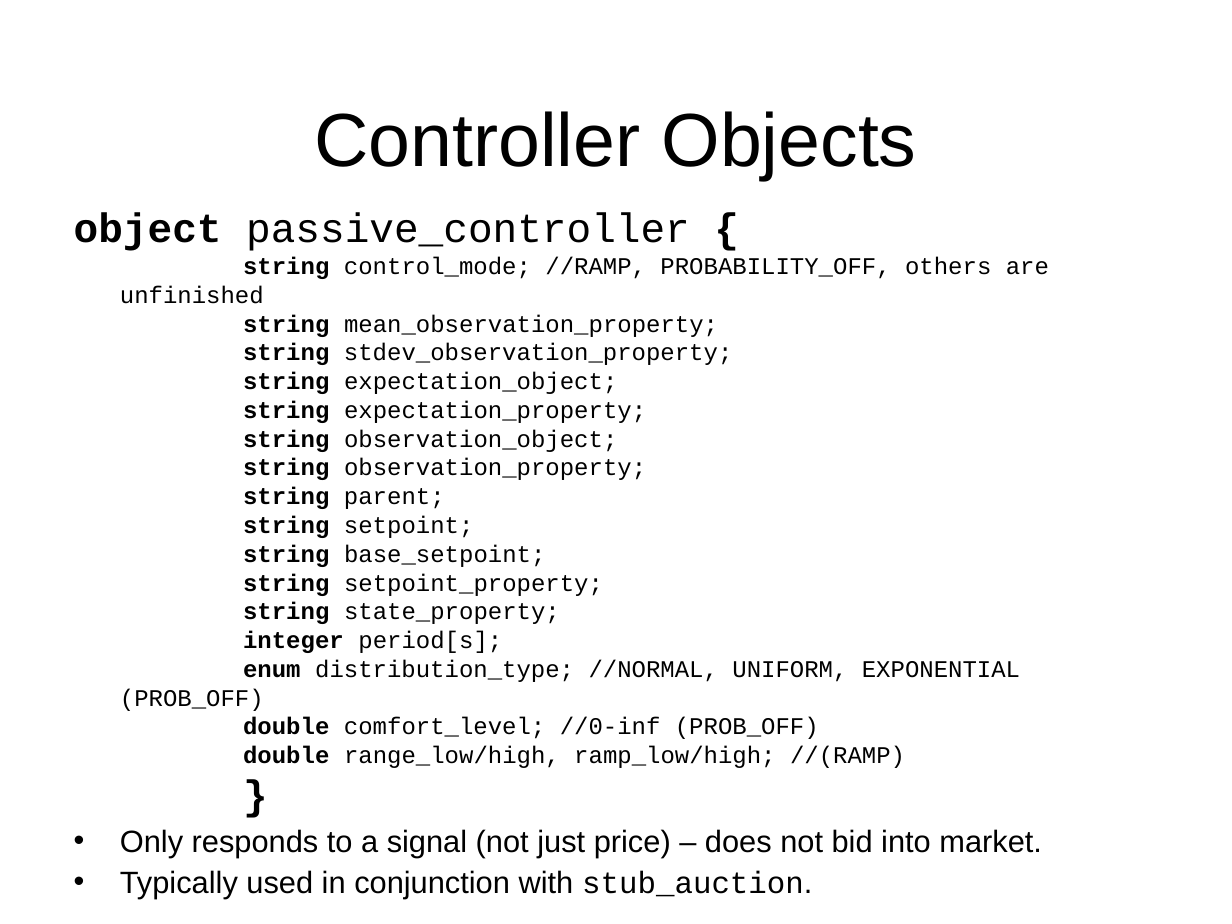
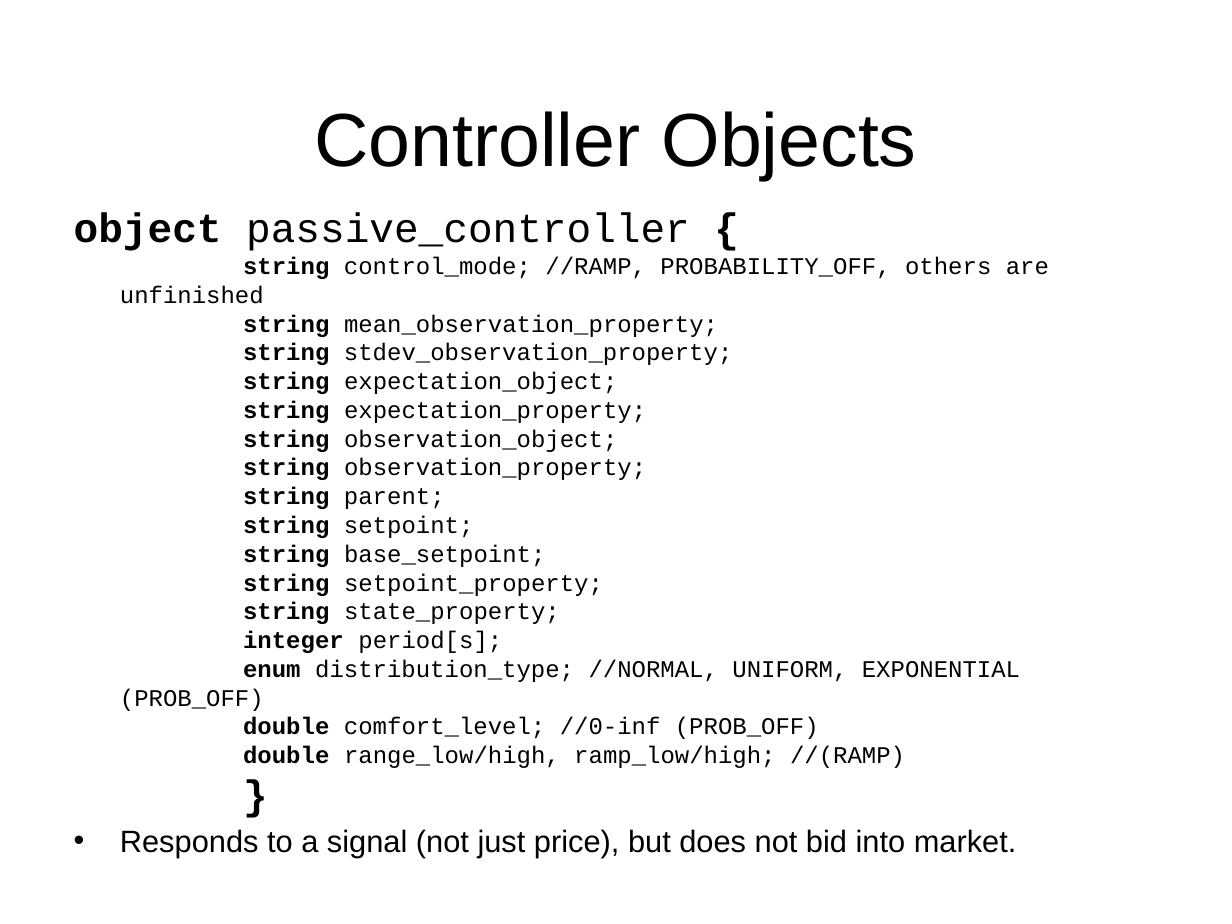
Before and after one commit to gridlab-d/course, a slide deck: slide 30 of FourDayCourse/5.1 - Market Module.ppt (slide 26 before the commit). Drawn at 1232x924 pixels with LibreOffice and Linux fonts; fonts in the diff are those of the drawing; background and template pictures are left out. Boxes give left, top, right and bottom in pixels: in the first picture for what was removed or moved away, otherwise in the second. Text is boxed around its words. In the diff, an @@ line names an element or a change of style, - is before the commit and + after.

Commit message:
Additional market examples and finished slides.

```diff
--- a/FourDayCourse/5.1 - Market Module.ppt
+++ b/FourDayCourse/5.1 - Market Module.ppt
@@ text at (x1=120, y1=829, x2=1017, y2=857): text changed @@
-• Only responds to a signal (not just price) – does not bid into market.
-• Typically used in conjunction with stub_auction.
+• Responds to a signal (not just price), but does not bid into market.
```
Also in this commit, not shown: 4 other slides changed, 6 slides added, 1 slide removed, 13 other files.
